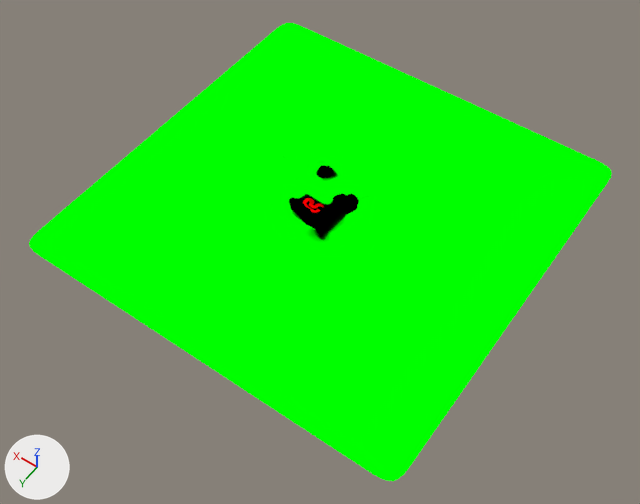
The Blender file environment/levels/island/island.blend, before and after one commit.
Both versions are drawn from a 50 mm camera at (-2529.0, 3577.0, 5017.0) aimed at (-152.0, 249.0, -212.0). The lights are fixed; the arrows at lower left show +X, +Y and +Z. The picture after the commit comes second.

In view in the first picture: 'Island2'.
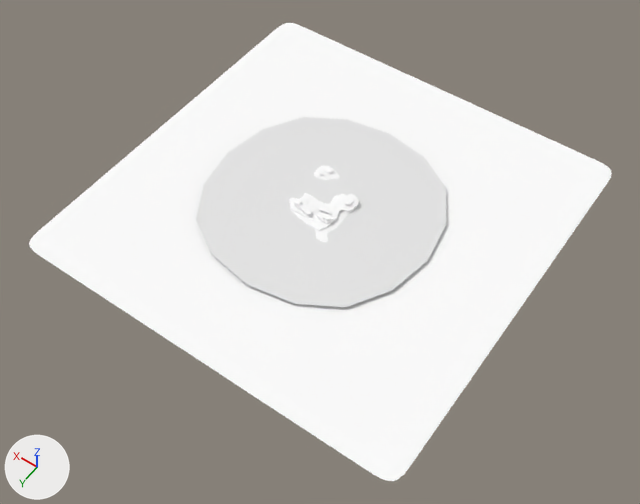
What differs and where, as boxes (x1, y1, x2, y2) in the pictures (640 x 504 px):
'Island2', surface changed (green to white): (29, 23, 612, 481) in both
'Plane', shown: after (196, 117, 446, 307)

The change in detail:
In material 'Material' (mat_material), texture is no longer img_island_material_map.
Material 'Material' (mat_material) is now built by diffuse_material('Material') instead of emission_material('Material').
In material 'Material' (mat_material), base_color is now set to (1.0, 1.0, 1.0), white #ffffff.
Object 'Plane' (ob_plane) is now shown.
